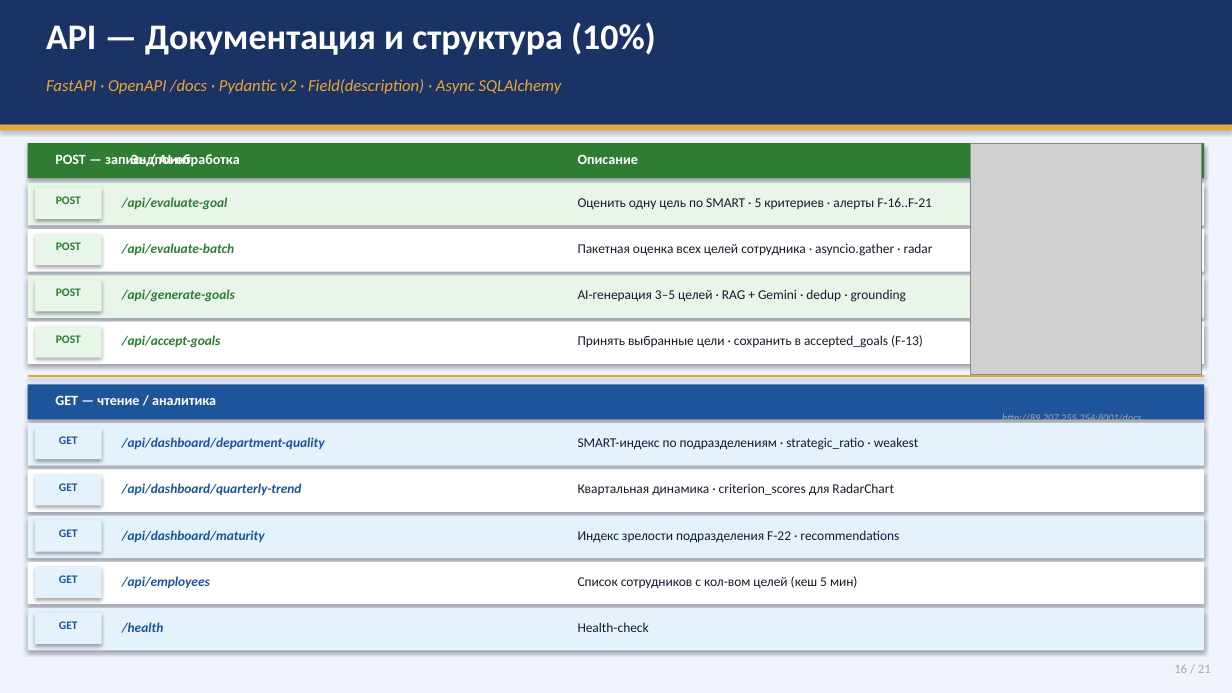
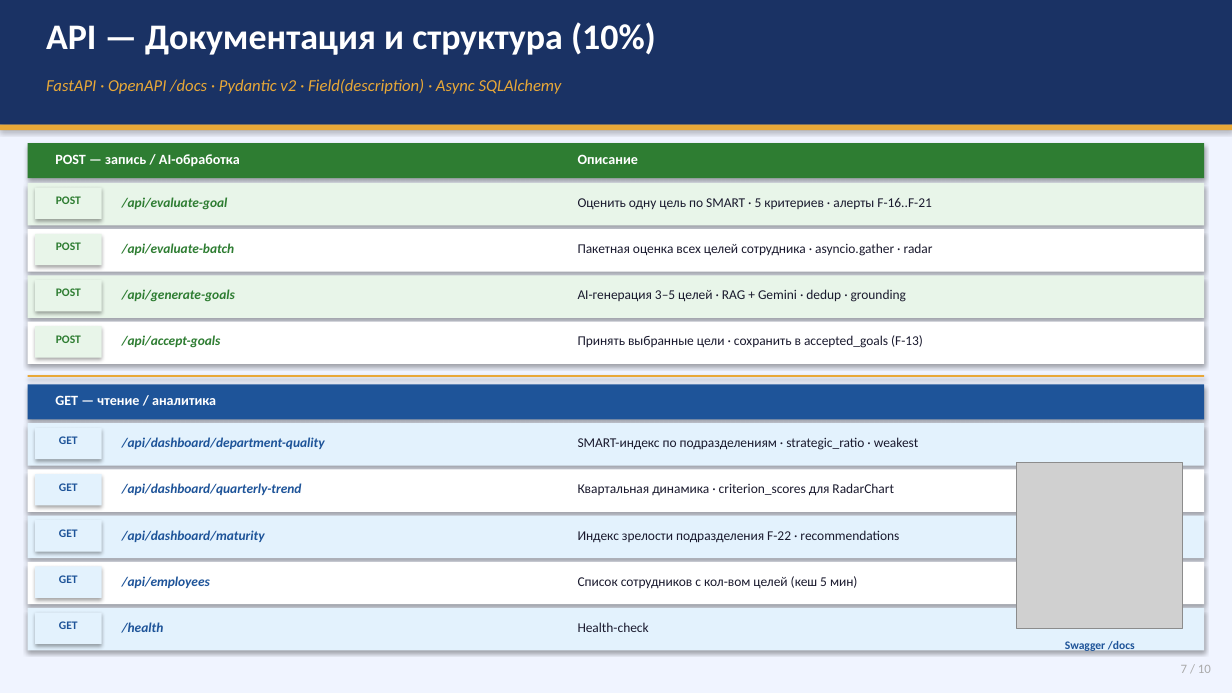
Before and after one commit to Islambek201632838/kmg-hr, a slide deck: slide 7 of KMG_HR_AI_Presentation.pptx (slide 16 before the commit). Drawn at 1232x693 pixels with LibreOffice and Linux fonts; fonts in the diff are those of the drawing; grey boxes stand for pictures. Boxes give left, top, right and bottom in pixels: in the first picture for what was removed or moved away, otherwise in the second. Text is boxed around its words. In the diff, an @@ line names an element or a change of style, - is before the commit and + after.

Commit message:
Slim presentation to 10 slides for 3-min pitch, remove screenshots

```diff
--- a/KMG_HR_AI_Presentation.pptx
+++ b/KMG_HR_AI_Presentation.pptx
@@ text removed at <box>131,154,191,167</box> @@
-Эндпоинт
@@ text removed at <box>1002,413,1141,425</box> @@
-http://89.207.255.254:8001/docs
@@ picture: place and size @@
-picture at <box>970,143,1202,374</box>
+picture at <box>1017,462,1183,628</box>
@@ text added at <box>1065,639,1135,652</box>, 9 pt, text #1E5499, bold @@
+Swagger /docs
@@ text at <box>1181,665,1211,673</box>: text changed @@
-16 / 21
+7 / 10
```
Also in this commit, not shown: 9 other slides changed, 11 slides removed, 23 other files.
